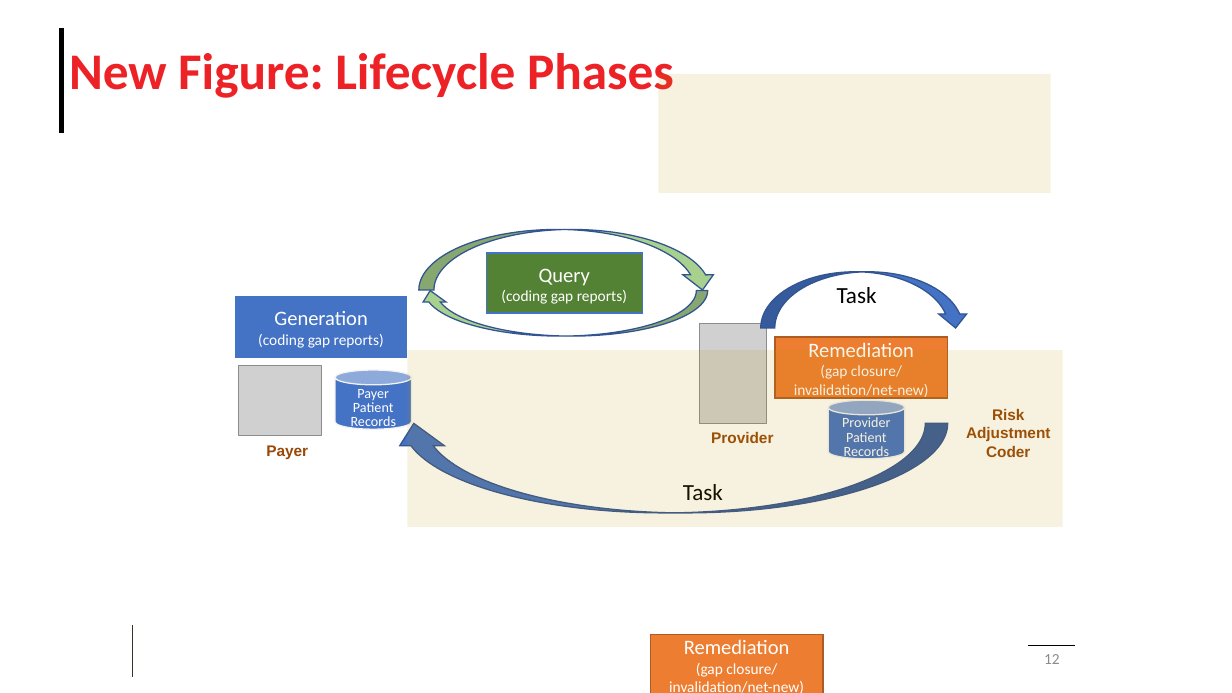
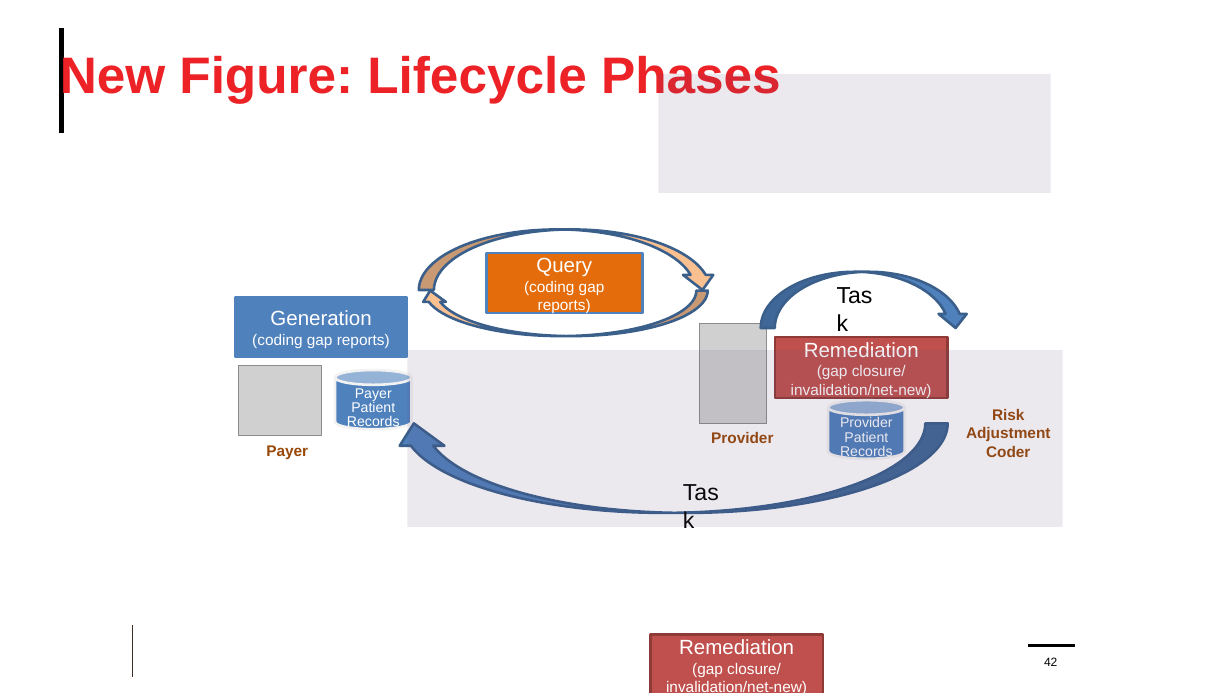
Before and after one commit to HL7/davinci-ra, a slide deck: slide 42 of input/images/Source/Risk Adjustment Images.pptx (slide 12 before the commit). Drawn at 1232x693 pixels with LibreOffice and Linux fonts; fonts in the diff are those of the drawing; grey boxes stand for pictures; background and template pictures are left out. Boxes give left, top, right and bottom in pixels: in the first picture for what was removed or moved away, otherwise in the second. Text is boxed around its words. In the diff, an @@ line names an element or a change of style, - is before the commit and + after.

Commit message:
Changed annotation to MS. removed not used images. Added overview diagram to remediation page

```diff
--- a/input/images/Source/Risk Adjustment Images.pptx
+++ b/input/images/Source/Risk Adjustment Images.pptx
@@ title "New Figure: Lifecycle Phases" at (x1=60, y1=52, x2=781, y2=103): font Calibri to Arial; line spacing 0.9 to 1 @@
@@ rectangle at (x1=659, y1=74, x2=1052, y2=193): fill #BF9000 at 12% opacity to #604A7B at 12% opacity @@
@@ curved down arrow at (x1=419, y1=229, x2=717, y2=290): fill #A9D18E to #FAC090; outline #325491 1 pt to #3A5F8C 2 pt @@
@@ rectangle "Query" at (x1=486, y1=253, x2=642, y2=313): font Calibri to Arial; fill #548235 to #E46C0A; outline #4472C4 1 pt to #4F81BD 2 pt @@
@@ rectangle "Generation" at (x1=236, y1=297, x2=407, y2=357): font Calibri to Arial; fill #4472C4 to #4F81BD; outline #4472C4 1 pt to #4F81BD 2 pt @@
@@ curved down arrow at (x1=419, y1=290, x2=708, y2=335): fill #A9D18E to #FAC090; outline #325491 1 pt to #3A5F8C 2 pt @@
@@ curved down arrow at (x1=761, y1=272, x2=970, y2=328): fill #4472C4 to #4F81BD; outline #325491 1 pt to #3A5F8C 2 pt @@
@@ text "Task" at (x1=828, y1=276, x2=887, y2=313): font Calibri to Arial @@
@@ rectangle at (x1=408, y1=350, x2=1063, y2=528): fill #BF9000 at 12% opacity to #604A7B at 12% opacity @@
@@ rectangle "Remediation" at (x1=775, y1=337, x2=948, y2=398): font Calibri to Arial; fill #ED7D31 to #C0504D; outline #AF5C24 1 pt to #8E3B39 2 pt @@
@@ cylinder "Payer Patient Records" at (x1=335, y1=370, x2=412, y2=429): font Calibri to Arial; fill #4472C4 to #4F81BD; outline #F2F2F2 1 pt to #F2F2F2 2 pt @@
@@ cylinder "Provider Patient Records" at (x1=828, y1=400, x2=905, y2=458): font Calibri to Arial; fill #4472C4 to #4F81BD; outline #F2F2F2 1 pt to #F2F2F2 2 pt @@
@@ curved down arrow at (x1=392, y1=423, x2=948, y2=513): fill #4472C4 to #4F81BD; outline #325491 1 pt to #3A5F8C 2 pt @@
@@ text "Task" at (x1=674, y1=473, x2=733, y2=510): font Calibri to Arial @@
@@ rectangle "Remediation" at (x1=651, y1=635, x2=823, y2=693): font Calibri to Arial; fill #ED7D31 to #C0504D; outline #AF5C24 1 pt to #8E3B39 2 pt @@
@@ page number at (x1=1044, y1=657, x2=1057, y2=666): vertical alignment middle to bottom @@
@@ page number at (x1=1044, y1=657, x2=1057, y2=666): text changed; size 12 to 9.3 pt; font Calibri to Arial; text colour #8C8C8C to #000000 @@
-12
+42
```
Also in this commit, not shown: 3 other slides changed, 1 slide added, 14 other files.
